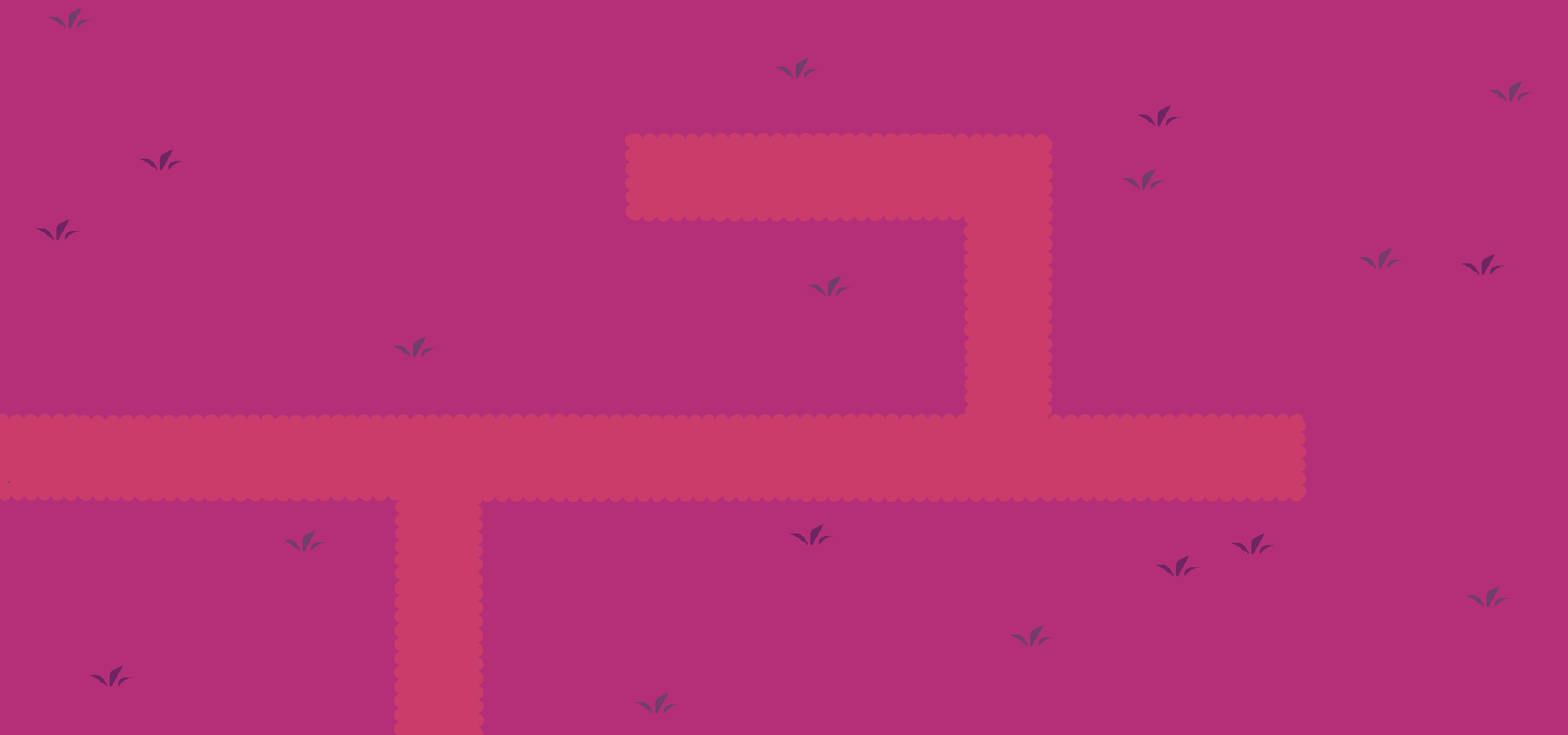
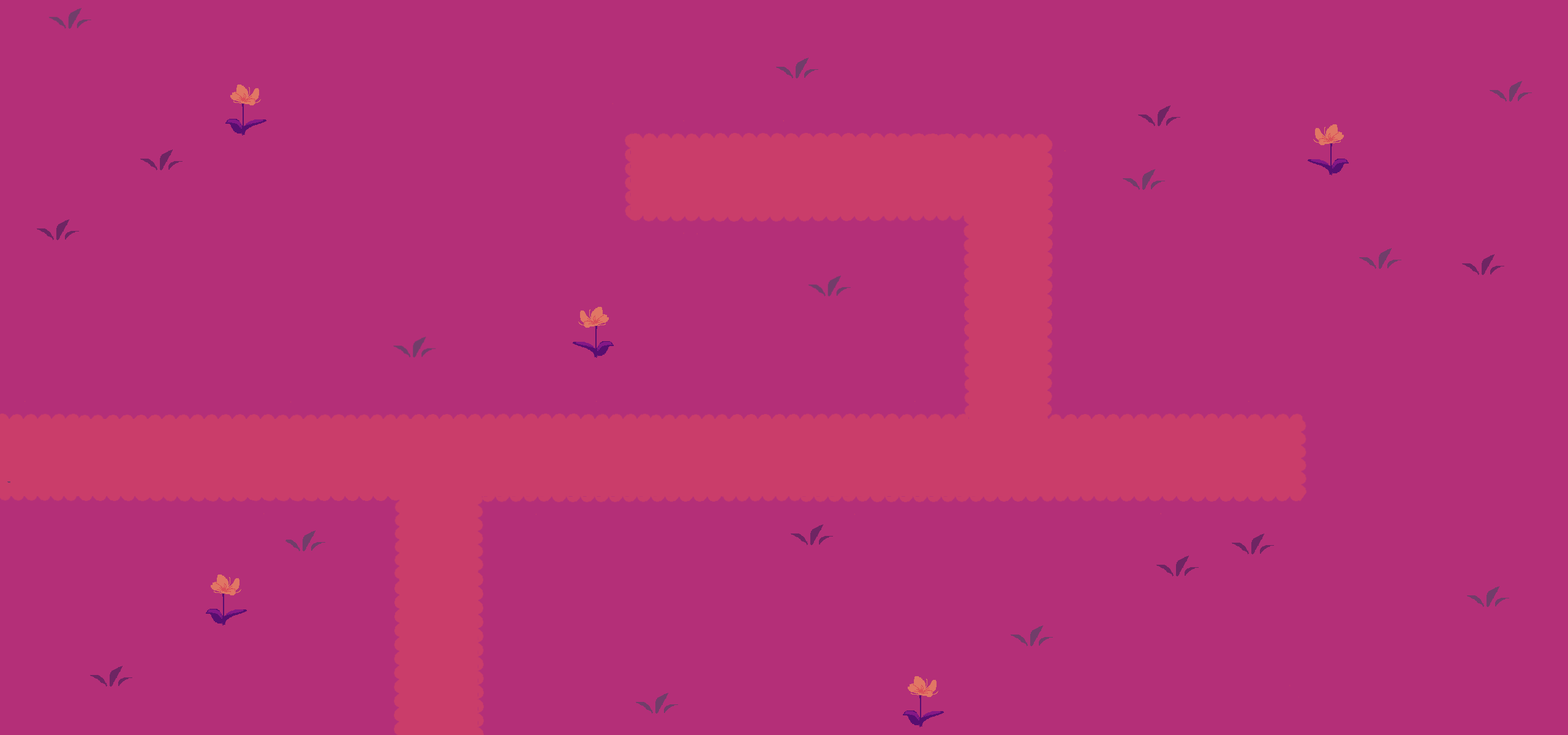
Layer changes from the first 1568 x 735 image to the second:
added layer "Paint Layer 2" (1st of 5) above "Paint Layer 2" over [205, 574, 247, 626]
added layer "Paint Layer 2" (2nd of 5) above "Paint Layer 2" over [902, 676, 944, 728]
added layer "Paint Layer 2" (3rd of 5) above "Paint Layer 2" over [225, 84, 267, 136]
added layer "Paint Layer 2" (4th of 5) above "Paint Layer 2" over [1307, 124, 1349, 176]
added layer "Paint Layer 2" (5th of 5) above "Paint Layer 1" over [572, 306, 614, 358]
painted on "Paint Layer 1" (1st of 27) over [205, 84, 1349, 728]
painted on "Paint Layer 1" (2nd of 27) over [205, 84, 1349, 728]
painted on "Paint Layer 1" (3rd of 27) over [588, 124, 1349, 728]
painted on "Background" over [205, 84, 1349, 728]